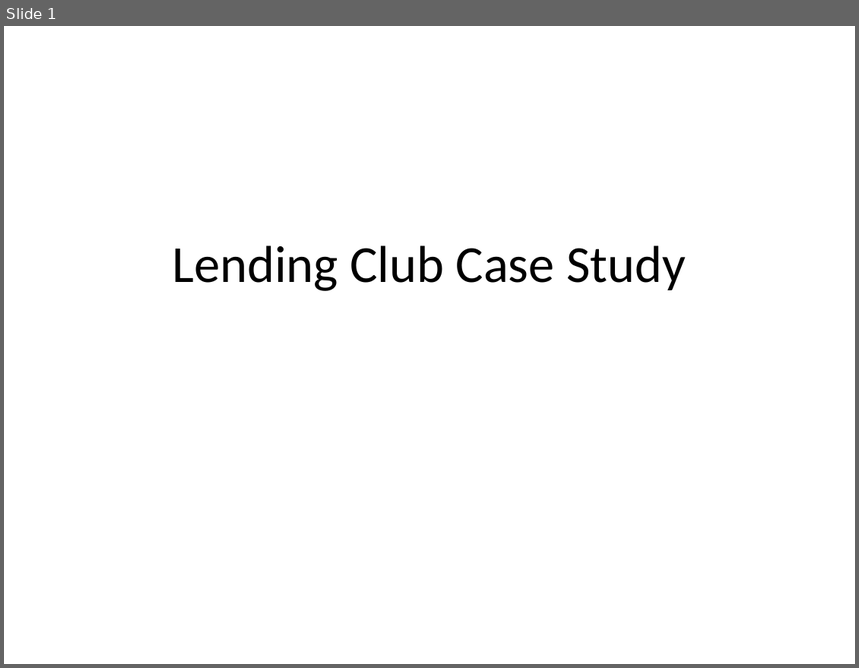
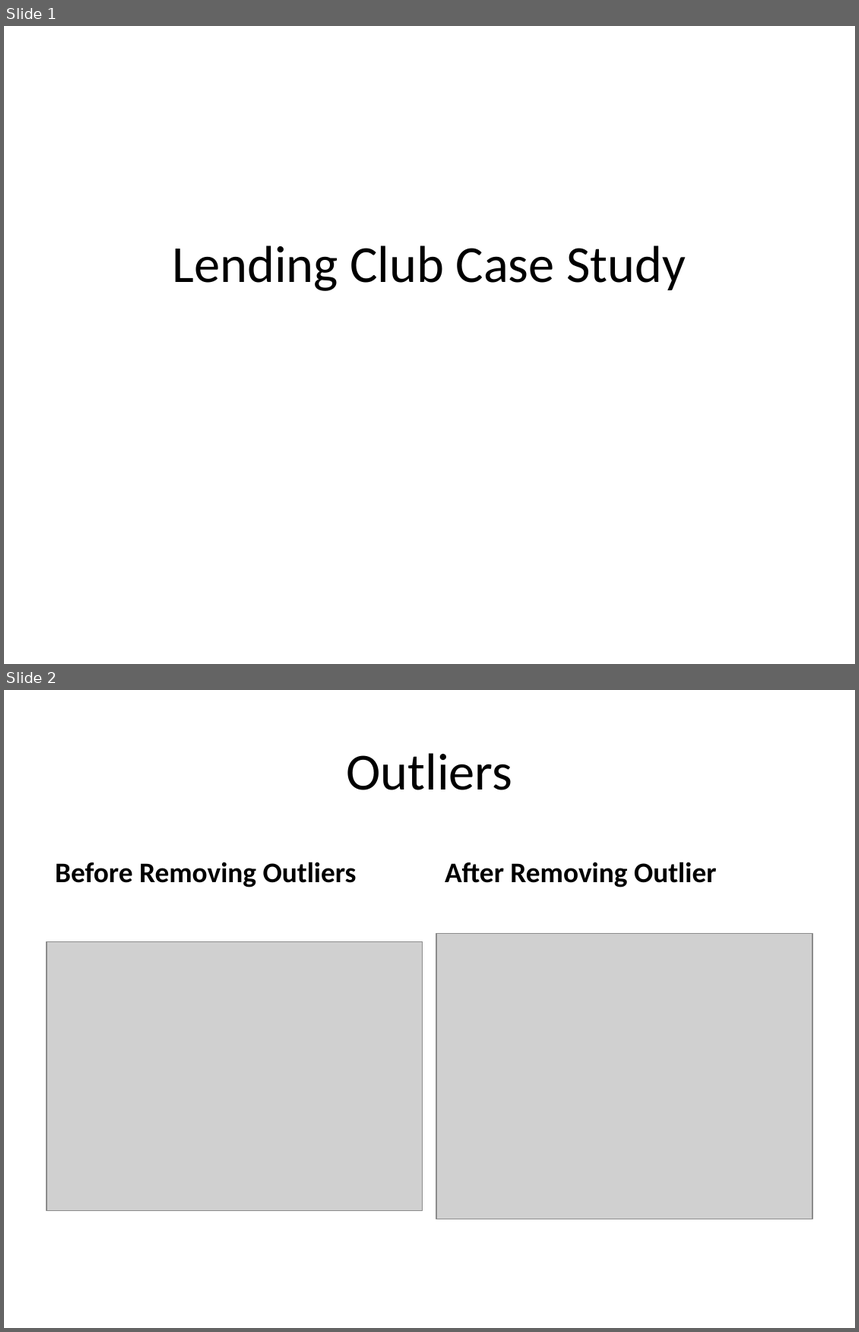
Before and after one commit to Gurupreet1111/LendingClubCaseStudy, a slide deck: Presentation.pptx. Shown one above the other, each under a label of ours: slide 1 before the commit, slides 1 and 2 after it. The pictures are 859x668 and 859x1332 pixels, drawn with LibreOffice and Linux fonts; fonts in the diff are those of the drawing; grey boxes stand for pictures. Boxes give left, top, right and bottom in pixels: in the first picture for what was removed or moved away, otherwise in the second. Text is boxed around its words. In the diff, an @@ line names an element or a change of style, - is before the commit and + after.

```diff
--- a/Presentation.pptx
+++ b/Presentation.pptx
@@ slide 2 added at box(4, 690, 855, 1328), background #FFFFFF @@
@@ title added at box(346, 753, 512, 790), 44 pt, text #000000 @@
+Outliers
@@ text added at box(55, 862, 357, 888), 24 pt, text #000000, bold @@
+Before Removing Outliers
@@ text added at box(445, 862, 717, 888), 24 pt, text #000000, bold @@
+After Removing Outlier
@@ picture added at box(436, 933, 813, 1220) @@
@@ picture added at box(47, 942, 423, 1211) @@
```
Also in this commit, not shown: 18 other slides added.
